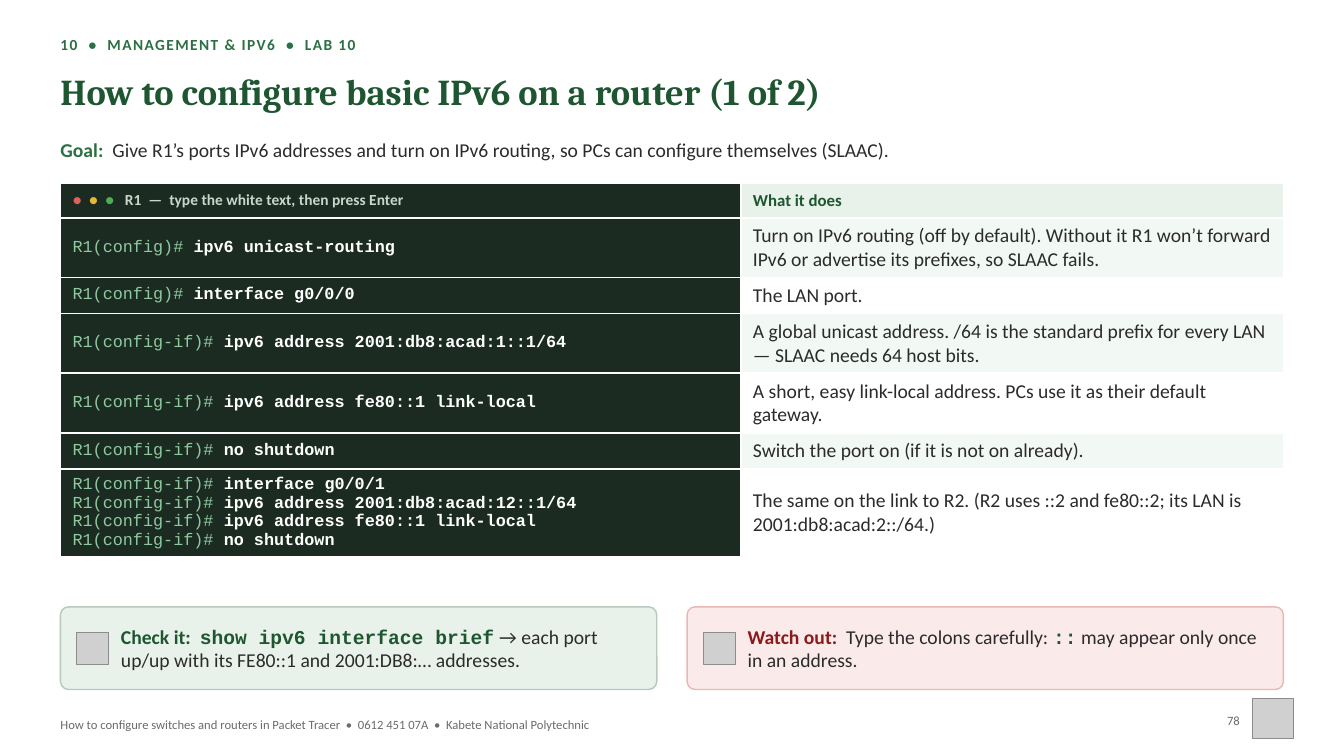
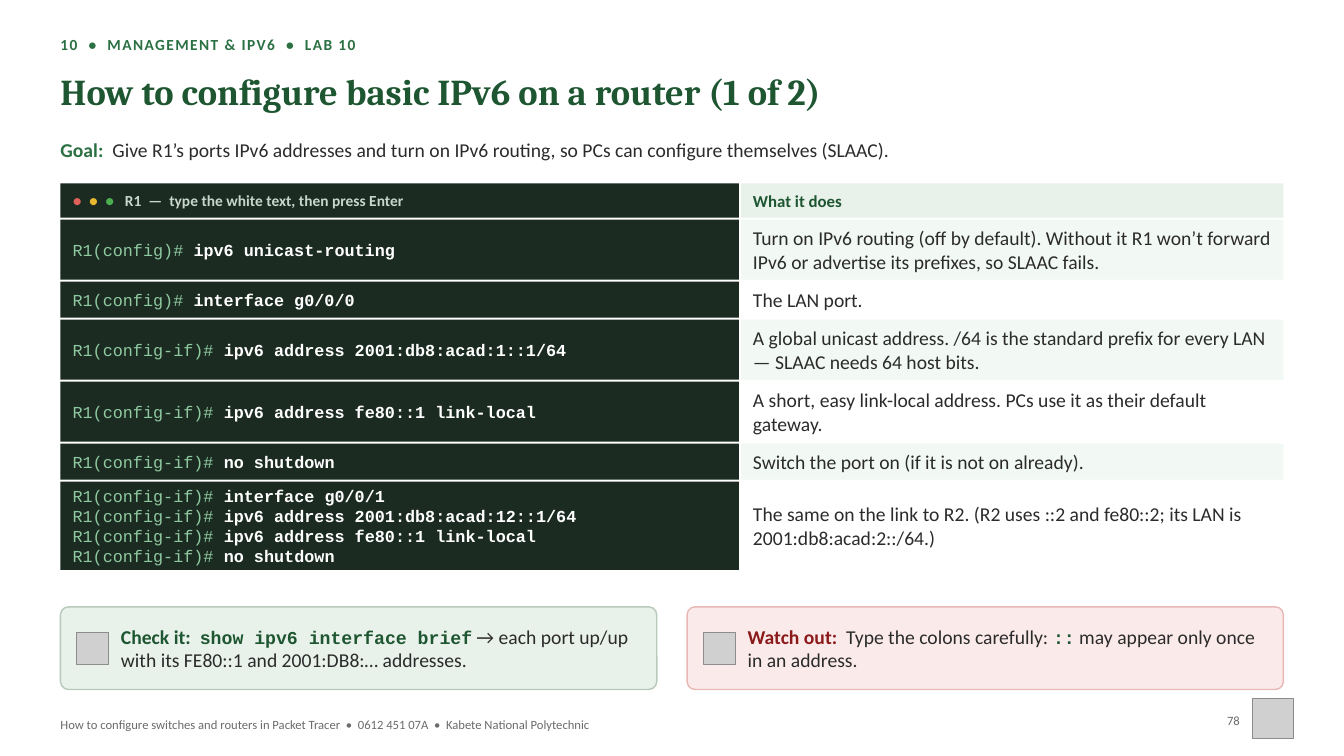
Before and after one commit to proJacob/israel, a slide deck: slide 78 of Packet_Tracer_CLI_Workbook_0612_451_07A.pptx. Drawn at 1344x756 pixels with LibreOffice and Linux fonts; fonts in the diff are those of the drawing; grey boxes stand for pictures; background and template pictures are left out. Boxes give left, top, right and bottom in pixels: in the first picture for what was removed or moved away, otherwise in the second. Text is boxed around its words. In the diff, an @@ line names an element or a change of style, - is before the commit and + after.

```diff
--- a/Packet_Tracer_CLI_Workbook_0612_451_07A.pptx
+++ b/Packet_Tracer_CLI_Workbook_0612_451_07A.pptx
@@ table removed at (x1=60, y1=184, x2=1284, y2=553), 7 rows, 2 columns @@
-● ● ● R1 — type the white text, then press Enter | What it does
-R1(config)# ipv6 unicast-routing | Turn on IPv6 routing (off by default). Without it R1 won’t forward IPv6 or advertise its prefixes, so SLAAC fails.
-R1(config)# interface g0/0/0 | The LAN port.
-R1(config-if)# ipv6 address 2001:db8:acad:1::1/64 | A global unicast address. /64 is the standard prefix for every LAN — SLAAC needs 64 host bits.
-R1(config-if)# ipv6 address fe80::1 link-local | A short, easy link-local address. PCs use it as their default gateway.
-R1(config-if)# no shutdown | Switch the port on (if it is not on already).
-R1(config-if)# interface g0/0/1 / R1(config-if)# ipv6 address 2001:db8:acad:12::1/64 / R1(config-if)# ipv6 address fe80::1 link-local / R1(config-if)# no shutdown | The same on the link to R2. (R2 uses ::2 and fe80::2; its LAN is 2001:db8:acad:2::/64.)
@@ rectangle added at (x1=741, y1=220, x2=1284, y2=279), fill #F2F8F3, 14 pt, text #2B2B2B @@
+Turn on IPv6 routing (off by default). Without it R1 won’t forward IPv6 or advertise its prefixes, so SLAAC fails.
@@ text added at (x1=73, y1=244, x2=395, y2=260), 12 pt, text #FFFFFF, bold @@
+R1(config)# ipv6 unicast-routing
@@ text added at (x1=73, y1=293, x2=354, y2=310), 12 pt, text #FFFFFF, bold @@
+R1(config)# interface g0/0/0
@@ rectangle added at (x1=741, y1=281, x2=1284, y2=318), fill #FFFFFF, 14 pt, text #2B2B2B @@
+The LAN port.
@@ rectangle added at (x1=741, y1=320, x2=1284, y2=379), fill #F2F8F3, 14 pt, text #2B2B2B @@
+A global unicast address. /64 is the standard prefix for every LAN — SLAAC needs 64 host bits.
@@ text added at (x1=73, y1=344, x2=567, y2=360), 12 pt, text #FFFFFF, bold @@
+R1(config-if)# ipv6 address 2001:db8:acad:1::1/64
@@ rectangle added at (x1=741, y1=382, x2=1284, y2=442), fill #FFFFFF, 14 pt, text #2B2B2B @@
+A short, easy link-local address. PCs use it as their default gateway.
@@ text added at (x1=73, y1=405, x2=536, y2=422), 12 pt, text #FFFFFF, bold @@
+R1(config-if)# ipv6 address fe80::1 link-local
@@ rectangle added at (x1=741, y1=444, x2=1284, y2=480), fill #F2F8F3, 14 pt, text #2B2B2B @@
+Switch the port on (if it is not on already).
@@ text added at (x1=73, y1=456, x2=335, y2=472), 12 pt, text #8FC9A0 @@
+R1(config-if)# no shutdown
@@ rectangle added at (x1=60, y1=482, x2=739, y2=571), fill #1B2B22, 12 pt, text #FFFFFF, bold @@
+R1(config-if)# interface g0/0/1
+R1(config-if)# ipv6 address 2001:db8:acad:12::1/64
+R1(config-if)# ipv6 address fe80::1 link-local
+R1(config-if)# no shutdown
@@ rectangle added at (x1=741, y1=482, x2=1284, y2=571), fill #FFFFFF, 14 pt, text #2B2B2B @@
+The same on the link to R2. (R2 uses ::2 and fe80::2; its LAN is 2001:db8:acad:2::/64.)
@@ text "Check it: show ipv6 interface ..." at (x1=121, y1=630, x2=628, y2=667): size 14 to 13 pt in "show ipv6 interface brief" @@
@@ text "Watch out: Type the colons ..." at (x1=748, y1=630, x2=1255, y2=667): size 14 to 13 pt in "::" @@
```
Also in this commit, not shown: 42 other slides changed, 11 other files.
